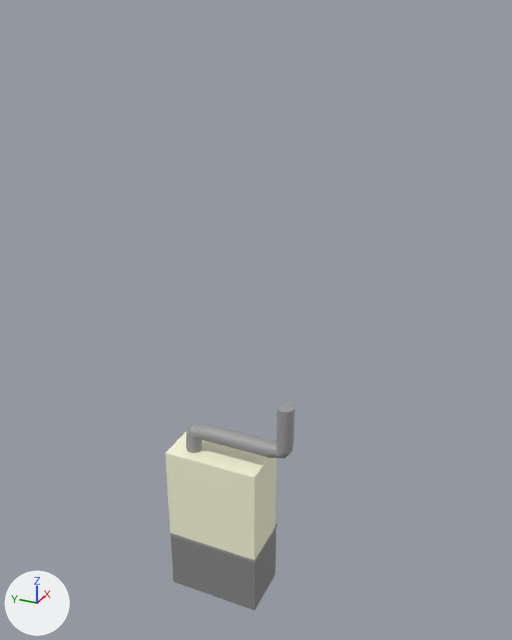
A saved change to the Blender file Assets/Objects/Models/BLEND/Cappa v1.blend.
One viewpoint serves both versions: a 50 mm camera at (-7.05, -4.58, 8.25) aimed at (0.65, -1.12, 4.4). Every picture has the same lights, and +X, +Y and +Z are marked at lower left.

The first picture shows 'Armadio.001', 'Armadio.002', 'Armadio.005', 'Cylinder.001', 'Cylinder.002'.
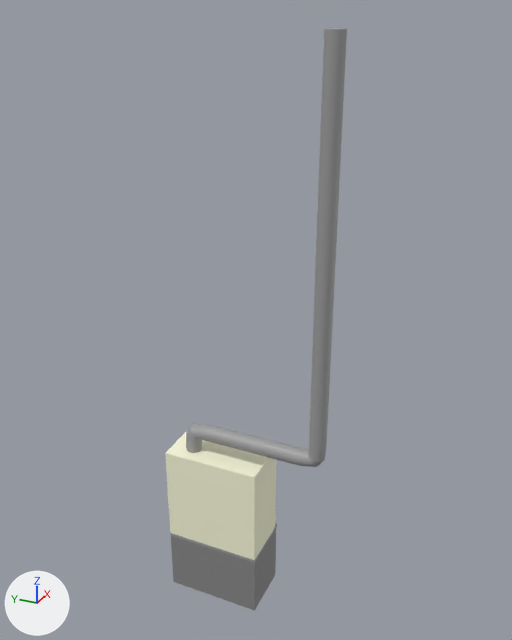
Where the change shows, as pixel boxes [x1, y1, x2, y2] in the pictures (512 x 640 px; the box of a moved part takes in the faces that stretch with it):
'Cylinder.002', reshaped (84% wider, 672% taller): before [234, 403, 295, 459]; after [234, 28, 347, 467]
part 1 of me_cylinder_003, moved or reshaped: before [234, 433, 294, 459]; after [234, 433, 326, 467]
part 2 of me_cylinder_003, moved or reshaped: before [277, 407, 295, 444]; after [309, 28, 347, 452]

What the commit changed:
me_cylinder_003 has 192 vertices, 162 faces and spans x -0.114..0.114, y -0.805..0.0, z -0.114..0.701.
me_cylinder_003 is used by ob_cylinder_002; location (0.29, -1.01, 2.72).
me_cylinder_003 part 1: all 128 vertices in x -0.114..0.114, y -0.805..-0.483, z -0.114..0.219 are moved by (0.0, -0.452, 0.0).
me_cylinder_003 part 2: all 32 vertices in x -0.114..0.114, y -0.805..-0.578, z 0.701 are moved by (0.0, -0.452, 4.532).
